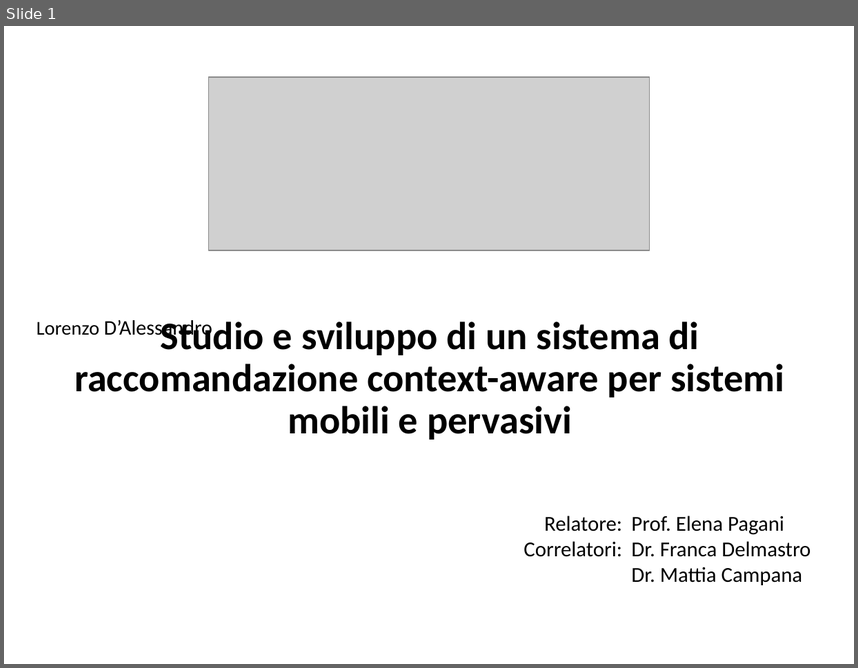
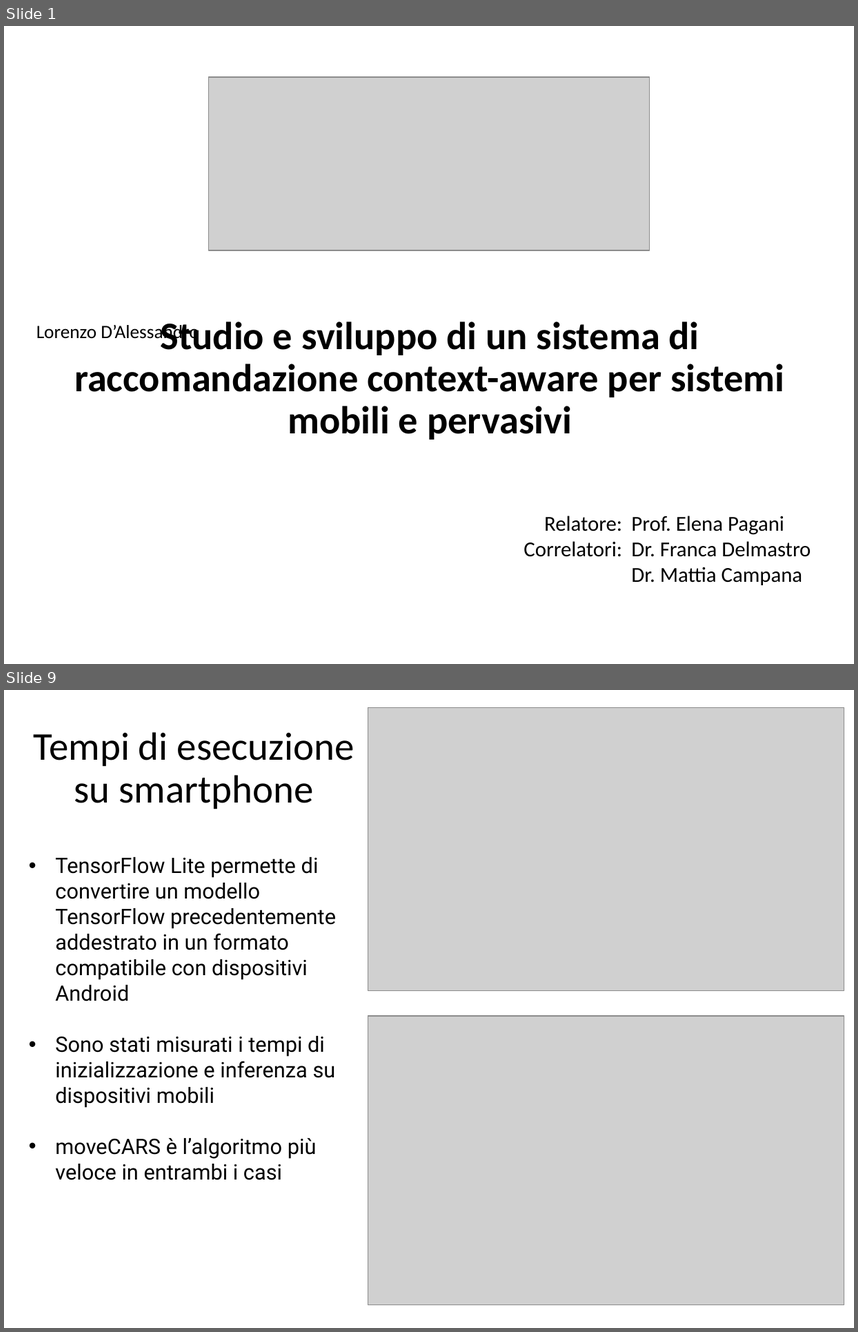
Before and after one commit to CriptHunter/tesi, a slide deck: presentazione/presentazione.pptx. Shown one above the other, each under a label of ours: slide 1 before the commit, slides 1 and 9 after it; the slides between them are not shown. The pictures are 858x668 and 858x1332 pixels, drawn with LibreOffice and Linux fonts; fonts in the diff are those of the drawing; grey boxes stand for pictures. Boxes give left, top, right and bottom in pixels: in the first picture for what was removed or moved away, otherwise in the second. Text is boxed around its words. In the diff, an @@ line names an element or a change of style, - is before the commit and + after.

```diff
--- a/presentazione/presentazione.pptx
+++ b/presentazione/presentazione.pptx
@@ slide 9 added at (4, 690, 854, 1328), background #FFFFFF @@
@@ picture added at (368, 708, 844, 991) @@
@@ title added at (34, 732, 355, 856), 33.3 pt, text #000000 @@
+Tempi di esecuzione su smartphone Android
@@ text added at (55, 857, 336, 1180), 18 pt, text #000000 @@
+• TensorFlow Lite permette di convertire un modello TensorFlow precedentemente addestrato in un formato compatibile con dispositivi Android
+• Sono stati misurati i tempi di inizializzazione e inferenza su dispositivi mobili
+• moveCARS è l’algoritmo più veloce in entrambi i casi
@@ picture added at (368, 1016, 844, 1305) @@
@@ slide 1 changed as well @@
@@ subtitle "Lorenzo D’Alessandro" at (36, 323, 199, 343): size 16.6 to 16 pt in "Lorenzo"; size 17.6 to 16 pt in "D’Alessandro"; line spacing 0.7 to 0.9; more space between paragraphs @@
```
Also in this commit, not shown: 6 other slides changed, 4 other slides added, 4 slides removed, 8 other files.
